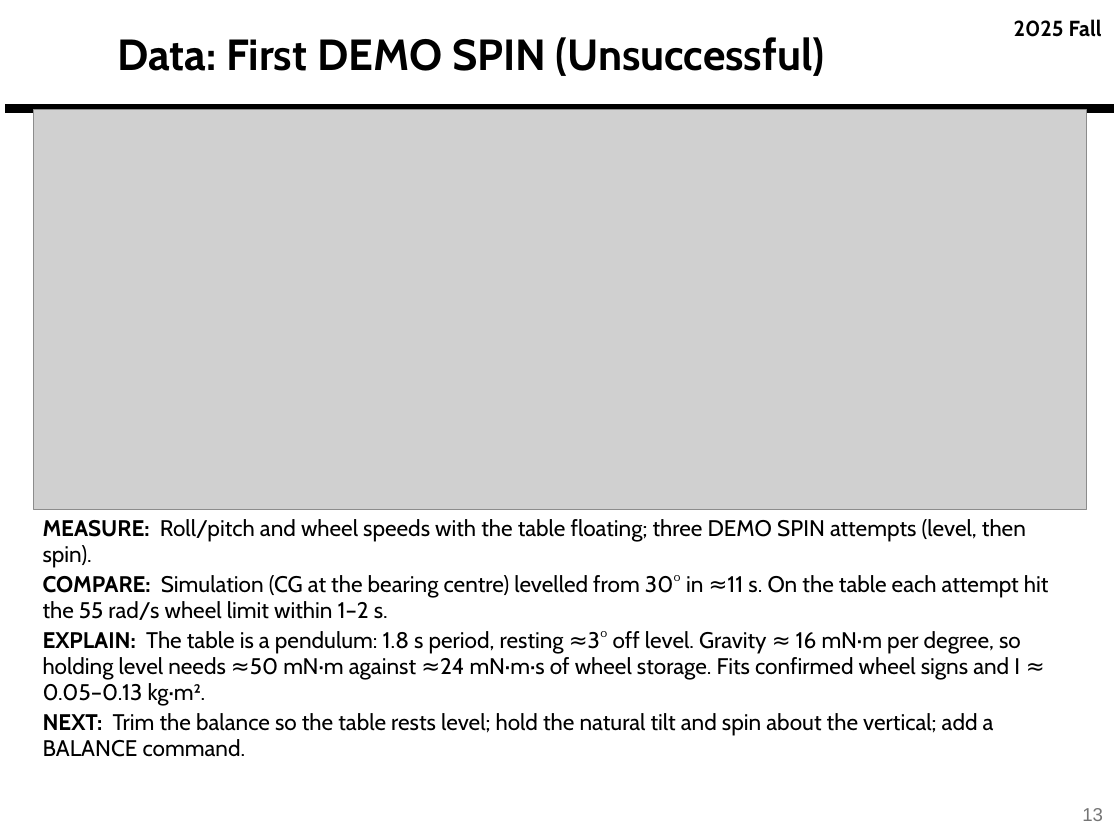
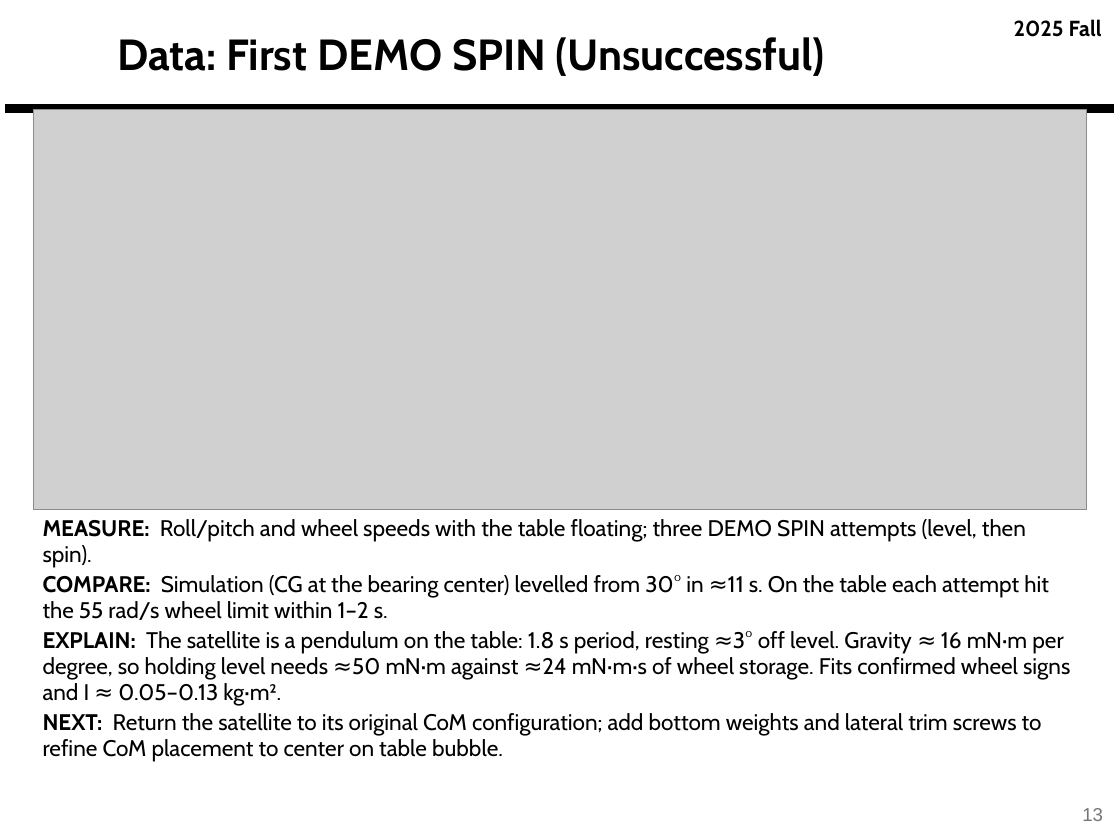
Before and after one commit to derek-weissinger-usafa/Astro-331-Lab-8, a slide deck: slide 13 of Reports/Astro 331 Lab 8_2_3 Body Problem_Prelim_Pres_FILLED.pptx. Drawn at 1120x840 pixels with LibreOffice and Linux fonts; fonts in the diff are those of the drawing; grey boxes stand for pictures; background and template pictures are left out. Boxes give left, top, right and bottom in pixels: in the first picture for what was removed or moved away, otherwise in the second. Text is boxed around its words. In the diff, an @@ line names an element or a change of style, - is before the commit and + after.

```diff
--- a/Reports/Astro 331 Lab 8_2_3 Body Problem_Prelim_Pres_FILLED.pptx
+++ b/Reports/Astro 331 Lab 8_2_3 Body Problem_Prelim_Pres_FILLED.pptx
@@ text at [43,575,1070,762]: text changed @@
-COMPARE: Simulation (CG at the bearing centre) levelled from 30° in ≈11 s. On the table each attempt hit the 55 rad/s wheel limit within 1–2 s.
-EXPLAIN: The table is a pendulum: 1.8 s period, resting ≈3° off level. Gravity ≈ 16 mN·m per degree, so holding level needs ≈50 mN·m against ≈24 mN·m·s of wheel storage. Fits confirmed wheel signs and I ≈ 0.05–0.13 kg·m².
-NEXT: Trim the balance so the table rests level; hold the natural tilt and spin about the vertical; add a BALANCE command.
+COMPARE: Simulation (CG at the bearing center) levelled from 30° in ≈11 s. On the table each attempt hit the 55 rad/s wheel limit within 1–2 s.
+EXPLAIN: The satellite is a pendulum on the table: 1.8 s period, resting ≈3° off level. Gravity ≈ 16 mN·m per degree, so holding level needs ≈50 mN·m against ≈24 mN·m·s of wheel storage. Fits confirmed wheel signs and I ≈ 0.05–0.13 kg·m².
+NEXT: Return the satellite to its original CoM configuration; add bottom weights and lateral trim screws to refine CoM placement to center on table bubble.
```
Also in this commit, not shown: 13 other slides changed, 2 slides added, 1 slide removed, 4 other files.
